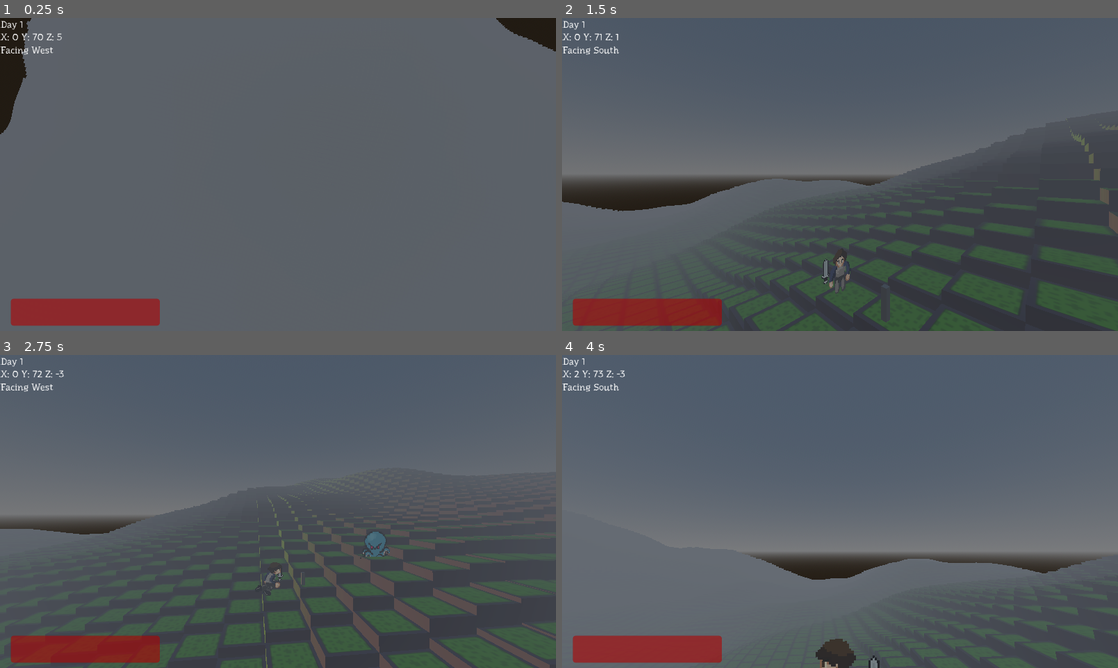
Above: before the commit, frames 1-4 (two rows, left to right).
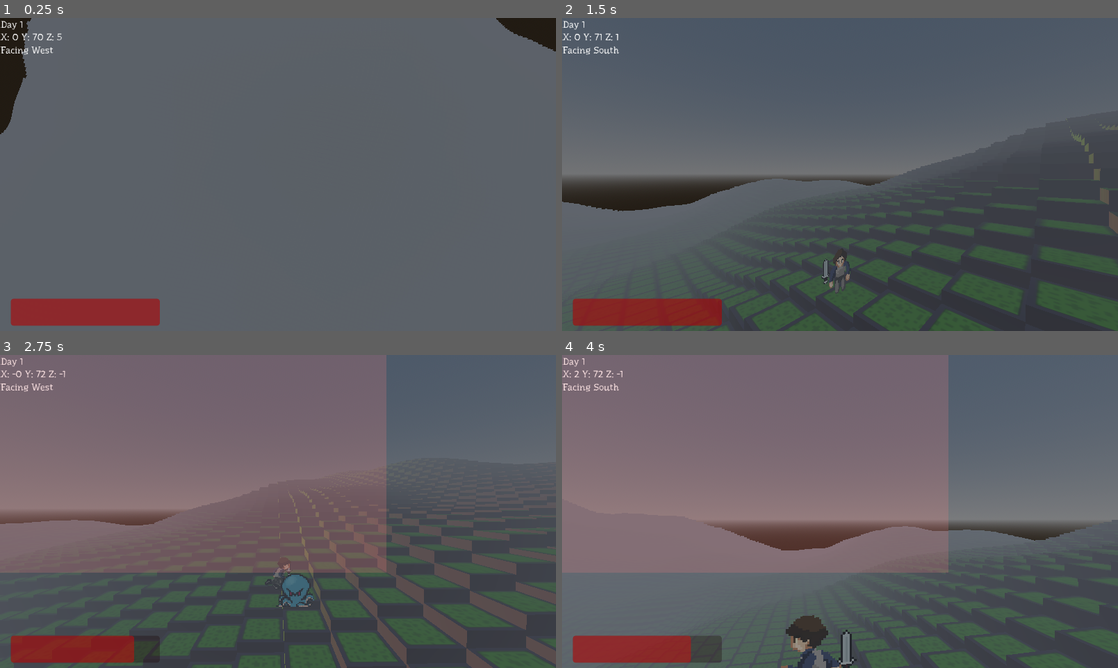
Above: after the commit, the same moments.

Repository: AkivaNugent/CSI-280_PROJECT-OCTOPUS
Game: Godot game, scene res://node_3d.tscn
The game is run twice, just before and just after one commit, with the same random seed, the same clock (stepped at 60 frames per second) and the same inputs. This scene is started directly instead of the project's main scene.
Inputs (mouse positions are in pixels of both pictures, inside the frame that each line leads up to):
- Up to frame 1 (0.25 s): no input
- Up to frame 2 (1.5 s): tap Enter (ui_accept) at 0.5, 0.77 s; move the mouse to (962, 158) at 0.52 s; hold D (right) 0.53-1.28 s; hold Shift (sprint) 0.53-1.28 s; click (962, 158) at 0.67 s; move the mouse to (728, 190) at 1.27 s; hold S (down) from 1.28 s (still down); tap Q at 1.35 s
- Up to frame 3 (2.75 s): tap Enter (ui_accept) at 1.52 s; move the mouse to (333, 442) at 2.02 s; release S (down) at 2.03 s; hold D (right) from 2.03 s (still down); hold E from 2.03 s (still down)
- Up to frame 4 (4 s): move the mouse to (812, 574) at 2.77 s; release D (right) at 2.78 s; release E at 2.78 s; hold W (up) 2.78-3.53 s; tap Shift (sprint) at 2.85 s; click (812, 574) at 2.92 s; tap Enter (ui_accept) at 3.02, 3.77 s; move the mouse to (1006, 558) at 3.52 s; hold A (left) from 3.53 s (still down); hold Q from 3.53 s (still down)

The runs differ from the first frame. In frame 2, less than 0.1% of the frame differs, in the area x 57-59%, y 88-98%; in frame 3, 59%, in the area x 0-100%, y 0-100%; in frame 4, 52%.

Commit message:
Pathfinding speedup--only paths direct to player when they are close, finds a closer point on the way when they are not.

Diff:
--- a/project_octopus/node_3d.tscn
+++ b/project_octopus/node_3d.tscn
@@ -533,6 +533,7 @@
 
 [node name="DebugMeshInstance3D" type="MeshInstance3D" parent="Player/StairsAheadRayCast3D"]
 transform = Transform3D(0.1, 0, 0, 0, 1, 0, 0, 0, 0.1, 0, -0.508179, 0)
+visible = false
 mesh = SubResource("BoxMesh_86d5v")
 
 [node name="AnimationPlayer" type="AnimationPlayer" parent="Player"]
@@ -598,6 +599,7 @@
 transform = Transform3D(-1.31134e-07, 0, 3, 0, 3, 0, -3, 0, -1.31134e-07, -5.98473e-08, 362.935, -5.94867)
 max_health = 100
 damage = 10
+speed = 2.0
 
 [node name="Control" type="Control" parent="."]
 layout_mode = 3
--- a/project_octopus/octomove.gd
+++ b/project_octopus/octomove.gd
@@ -20,6 +20,8 @@
 @export var max_health : int
 var current_health
 
+const MAX_PATHING_RANGE = 10
+
 @export var damage : int
 @export var speed : float
 
@@ -29,13 +31,13 @@
 	position.y = (WORLD_NODE.getHeight(position.x, position.z) + 10)
 
 	# Initial path planning
-	_recalcPath()
+	_recalcPath(PLAYER.position)
 
 	current_health = max_health
 
-func _recalcPath():
+func _recalcPath(targPosition):
 	# Ask the WORLD_NODE for a path to the player from current position
-	path = WORLD_NODE.aStarNavigation(Vector2i(round(position.x),round(position.z)),Vector2i(round(PLAYER.position.x),round(PLAYER.position.z)))
+	path = WORLD_NODE.aStarNavigation(Vector2i(round(position.x),round(position.z)),Vector2i(round(targPosition.x),round(targPosition.z)))
 	nextGoalIndex = 0
 
 func _step_up(delta) -> bool:
@@ -89,9 +91,15 @@
 	var distanceToPlayer = position.distance_to(PLAYER.position)
 	const usecToSec = 1000000
 	var nextRecalc = (usecToSec / 3) + ((usecToSec / 5) * (distanceToPlayer / 10))
-	#print(nextRecalc / usecToSec)
 	if (Time.get_ticks_usec() - lastRecalc > nextRecalc):
-		_recalcPath()
+		# Only path direct to player if they're close. Otherwise, approximate by pathing to the nearest point to the player on a circle radius MAX_PATHING_RANGE
+		if distanceToPlayer < MAX_PATHING_RANGE:
+			_recalcPath(PLAYER.position)
+		else:
+			var relativePosition = PLAYER.position - position
+			var targPoint = (relativePosition / relativePosition.length()) * MAX_PATHING_RANGE
+			targPoint = position + targPoint
+			_recalcPath(targPoint)
 		lastRecalc = Time.get_ticks_usec()
 
 	# If there is a path
